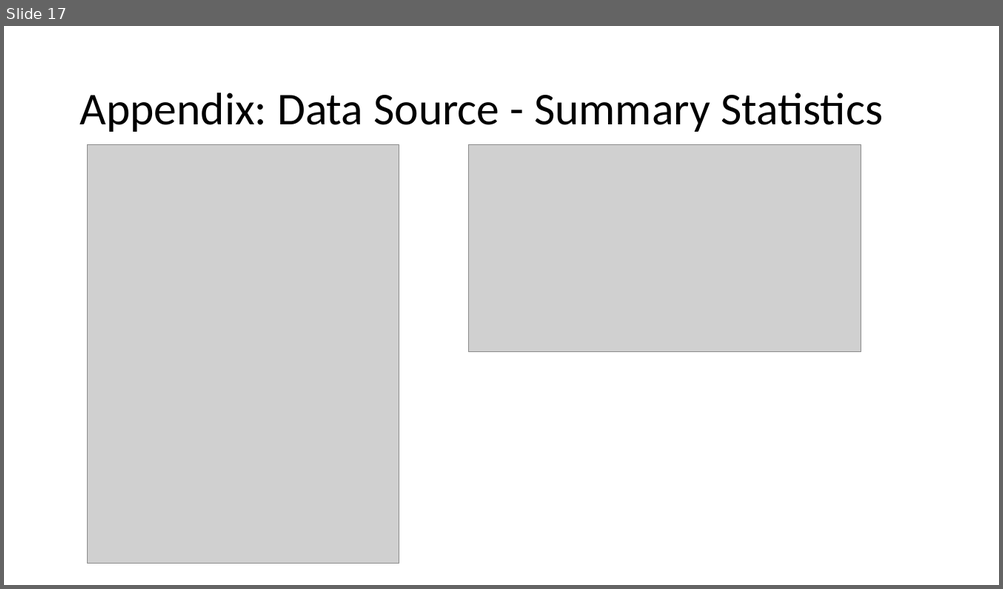
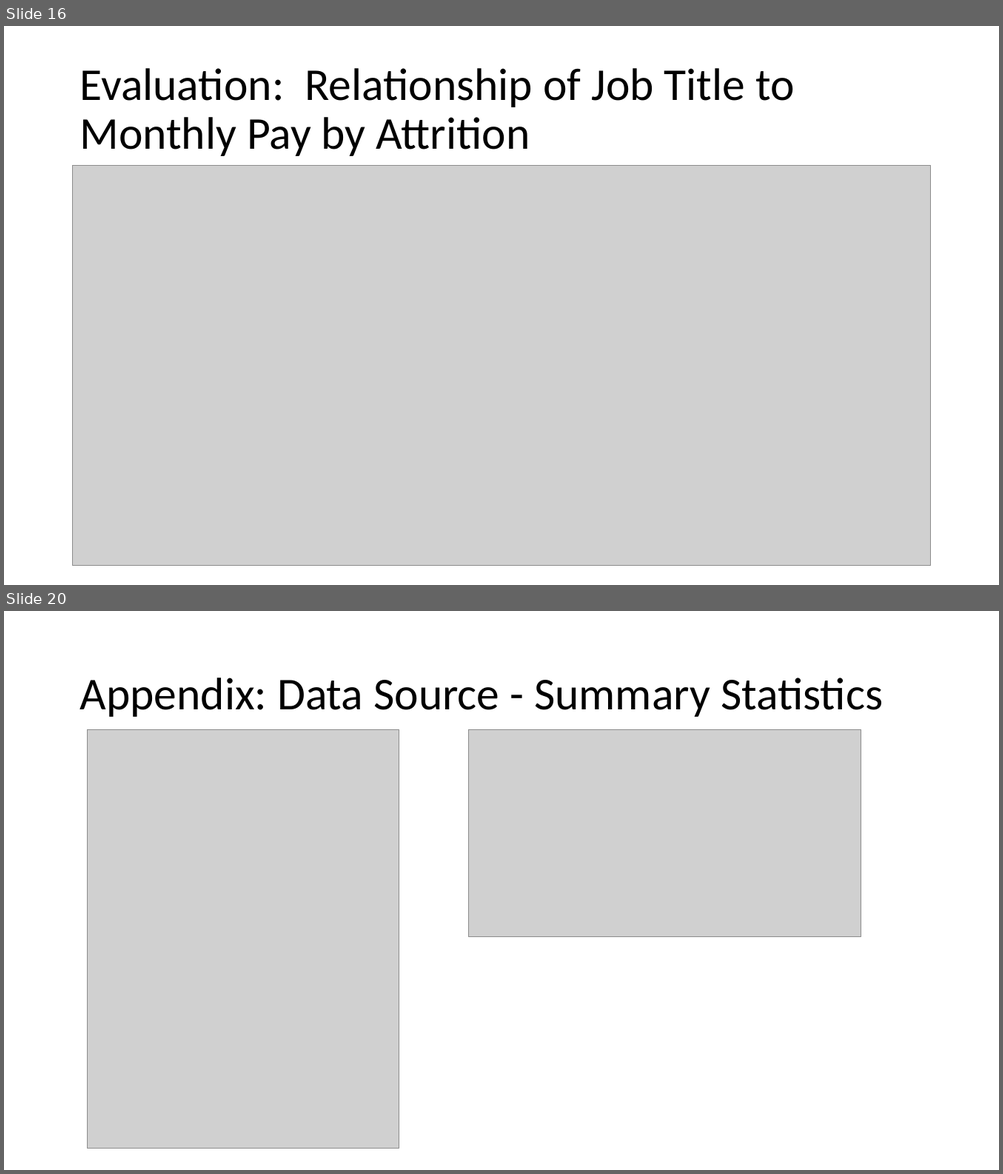
Before and after one commit to bdelahoussaye/CaseStudy2, a slide deck: Final Presentation_TEAM VARIANCE 6306.pptx. Shown one above the other, each under a label of ours: slide 17 before the commit, slides 16 and 20 after it; the slides between them are not shown. The pictures are 1003x589 and 1003x1174 pixels, drawn with LibreOffice and Linux fonts; fonts in the diff are those of the drawing; grey boxes stand for pictures. Boxes give left, top, right and bottom in pixels: in the first picture for what was removed or moved away, otherwise in the second. Text is boxed around its words. In the diff, an @@ line names an element or a change of style, - is before the commit and + after.

```diff
--- a/Final Presentation_TEAM VARIANCE 6306.pptx
+++ b/Final Presentation_TEAM VARIANCE 6306.pptx
@@ slide 16 added at (4, 26, 999, 585), background #FFFFFF @@
@@ title added at (79, 68, 794, 156), 44 pt, text #000000 @@
+Evaluation: Relationship of Job Title to Monthly Pay by Attrition
@@ picture added at (73, 166, 930, 565) @@
@@ what was slide 17 is now slide 20 @@
```
Also in this commit, not shown: 2 slides changed, 2 other slides added, 2 other files.
